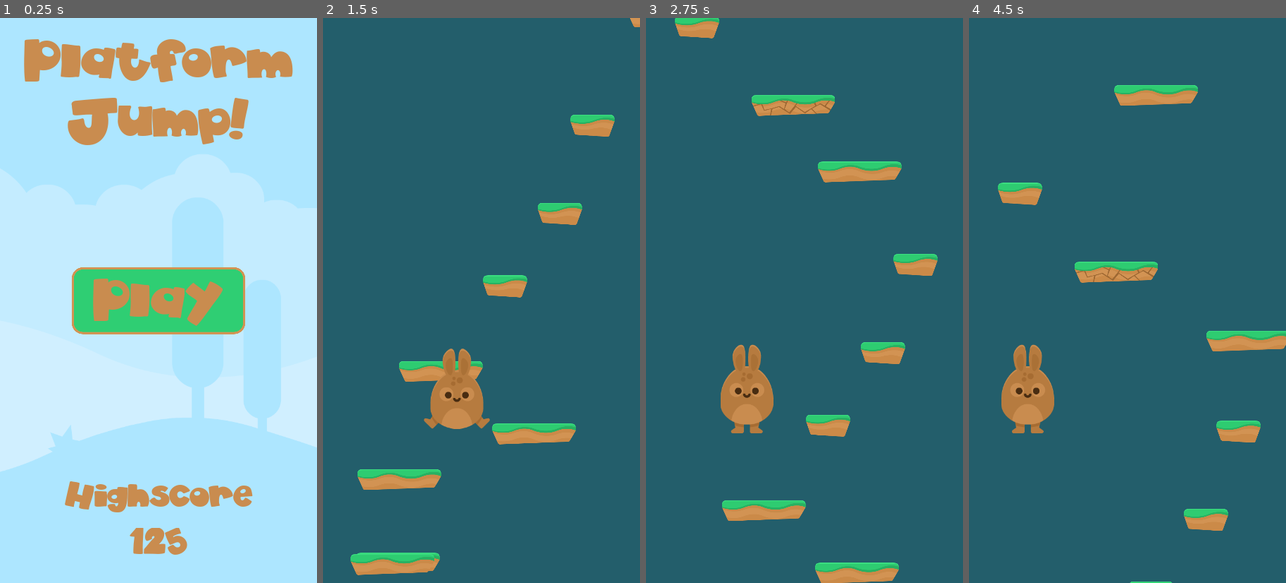
Above: before the commit, frames 1-4 (left to right).
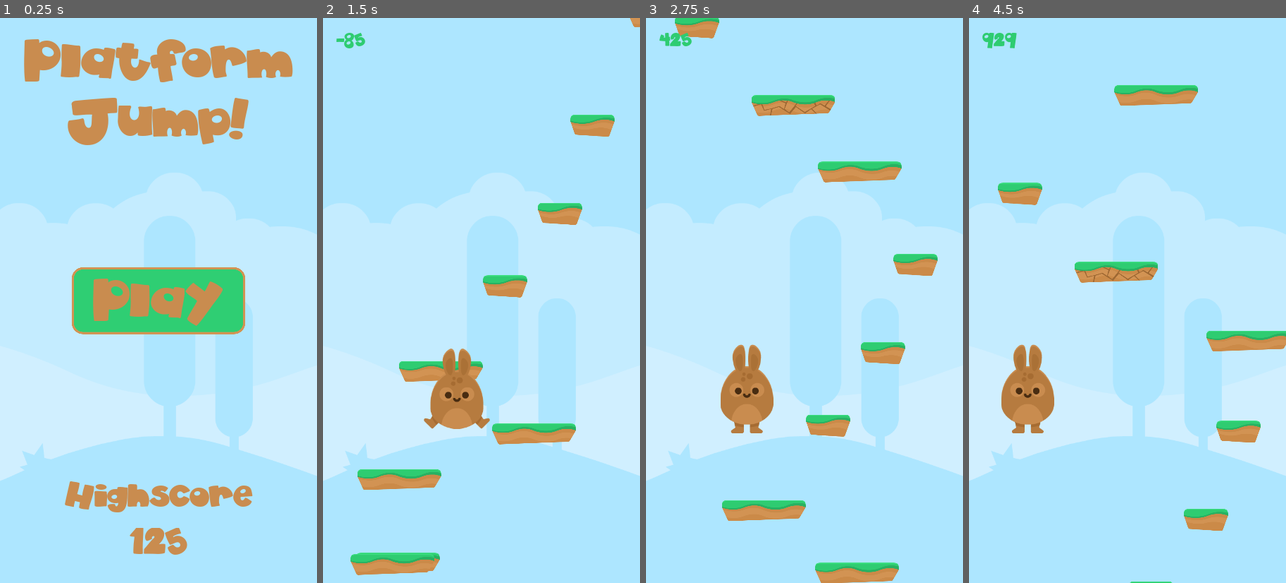
Above: after the commit, the same moments.

Repository: avodhel/Godot-Learn-Projects
Game: Godot game, scene res://Scenes/Menu.tscn
Same seed, same stepped clock (60 frames per second), same inputs: the game is played once before the commit and once after it.
Inputs:
- Up to frame 1 (0.25 s): no input
- Up to frame 2 (1.5 s): click "Play" at 0.5 s; tap Enter (ui_accept) at 1.25 s; hold Right (ui_right) from 1.28 s (still down)
- Up to frame 3 (2.75 s): tap Enter (ui_accept) at 1.52, 2.27 s; release Right (ui_right) at 2.03 s; hold Left (ui_left) from 2.03 s (still down)
- Up to frame 4 (4.5 s): release Left (ui_left) at 2.78 s; hold Right (ui_right) 2.78-4.28 s; tap Enter (ui_accept) at 3.77 s; hold Left (ui_left) from 4.28 s (still down)

The runs differ from the first frame. In frame 1, 5.0% of the frame differs, in the area x 0-100%, y 62-82%; in frame 2, 94%; in frame 3, 93%; in frame 4, 94%, in the area x 0-100%, y 0-100%.

Commit message:
Platform Jump v0.15(adding background and score to the game screen)

Diff:
--- /dev/null
+++ b/Platform Jump/Fonts/akaDylan_32.tres
@@ -0,0 +1,7 @@
+[gd_resource type="DynamicFont" load_steps=2 format=2]
+
+[ext_resource path="res://Fonts/akaDylan.ttf" type="DynamicFontData" id=1]
+
+[resource]
+size = 32
+font_data = ExtResource( 1 )
--- a/Platform Jump/Scenes/Game.tscn
+++ b/Platform Jump/Scenes/Game.tscn
@@ -6,6 +6,11 @@
 [ext_resource path="res://Scenes/GrassPlatformBreak.tscn" type="PackedScene" id=4]
 [ext_resource path="res://Scenes/MovingGrassPlatform.tscn" type="PackedScene" id=5]
 [ext_resource path="res://Scenes/Player.tscn" type="PackedScene" id=6]
+[ext_resource path="res://Fonts/akaDylan_32.tres" type="DynamicFont" id=7]
+[ext_resource path="res://Textures/Background/bg_layer1.png" type="Texture" id=8]
+[ext_resource path="res://Textures/Background/bg_layer2.png" type="Texture" id=9]
+[ext_resource path="res://Textures/Background/bg_layer3.png" type="Texture" id=10]
+[ext_resource path="res://Textures/Background/bg_layer4.png" type="Texture" id=11]
 
 [node name="Game" type="Node"]
 script = ExtResource( 1 )
@@ -30,4 +35,36 @@
 [node name="Player" parent="." instance=ExtResource( 6 )]
 position = Vector2( 204.055, 486.142 )
 
+[node name="UI" type="CanvasLayer" parent="."]
+layer = 5
+
+[node name="Score" type="RichTextLabel" parent="UI"]
+margin_left = 31.0
+margin_top = 28.0
+margin_right = 212.0
+margin_bottom = 80.0
+custom_fonts/normal_font = ExtResource( 7 )
+custom_colors/default_color = Color( 0.180392, 0.8, 0.443137, 1 )
+text = "996"
+
+[node name="Background" type="CanvasLayer" parent="."]
+editor/display_folded = true
+layer = -5
+
+[node name="Sprite" type="Sprite" parent="Background"]
+position = Vector2( 96, 576 )
+texture = ExtResource( 8 )
+
+[node name="Sprite2" type="Sprite" parent="Background"]
+position = Vector2( 96, 576 )
+texture = ExtResource( 9 )
+
+[node name="Sprite3" type="Sprite" parent="Background"]
+position = Vector2( 96, 576 )
+texture = ExtResource( 10 )
+
+[node name="Sprite4" type="Sprite" parent="Background"]
+position = Vector2( 96, 576 )
+texture = ExtResource( 11 )
+
 [connection signal="just_jumped" from="Player" to="." method="_on_Player_just_jumped"]
--- a/Platform Jump/Scenes/Menu.tscn
+++ b/Platform Jump/Scenes/Menu.tscn
@@ -15,7 +15,7 @@
 
 [node name="Background" type="Sprite" parent="."]
 editor/display_folded = true
-position = Vector2( 160, 534.192 )
+position = Vector2( 96, 576 )
 texture = ExtResource( 2 )
 __meta__ = {
 "_edit_group_": true
--- a/Platform Jump/Scripts/Game.gd
+++ b/Platform Jump/Scripts/Game.gd
@@ -2,6 +2,9 @@
 
 export (Array, PackedScene) var platforms
 export (Array, PackedScene) var special_platforms
+
+onready var player = $Player
+onready var score_text = $UI/Score
 
 const MIN_INTERVAL = 100 #min interval between two platforms
 const MAX_INTERVAL = 250 #max interval between two platforms
@@ -19,6 +22,9 @@
 	current_min_interval = MIN_INTERVAL
 	current_max_interval = MAX_INTERVAL
 	_spawn_first_platforms()
+
+func _process(delta):
+	score_text.text = str(player.score)
 
 func _spawn_first_platforms():
 	for counter in range(INITIAL_PLATFORMS_COUNT):
--- a/Platform Jump/Scripts/Player.gd
+++ b/Platform Jump/Scripts/Player.gd
@@ -18,8 +18,10 @@
 var current_gravity = 0
 var highest_reached_position = 300
 var death_position_offset = 1200
+var score = 0
 
 func _ready():
+	score = abs(highest_reached_position) - 300
 	screen_width = get_viewport_rect().size.x
 	half_sprite_width = animated_sprite.frames.get_frame("idle", 0).get_width() / 2
 	current_gravity = GRAVITY
@@ -33,6 +35,8 @@
 		_decrement_jump(delta)
 
 	highest_reached_position = position.y if position.y < highest_reached_position else highest_reached_position
+	score = int(abs(highest_reached_position) - 300)
+
 	if position.y >= highest_reached_position + death_position_offset:
 		die()
 
Not shown: 1 places in Platform Jump/Scenes/Game.tscn that only renumber resources
